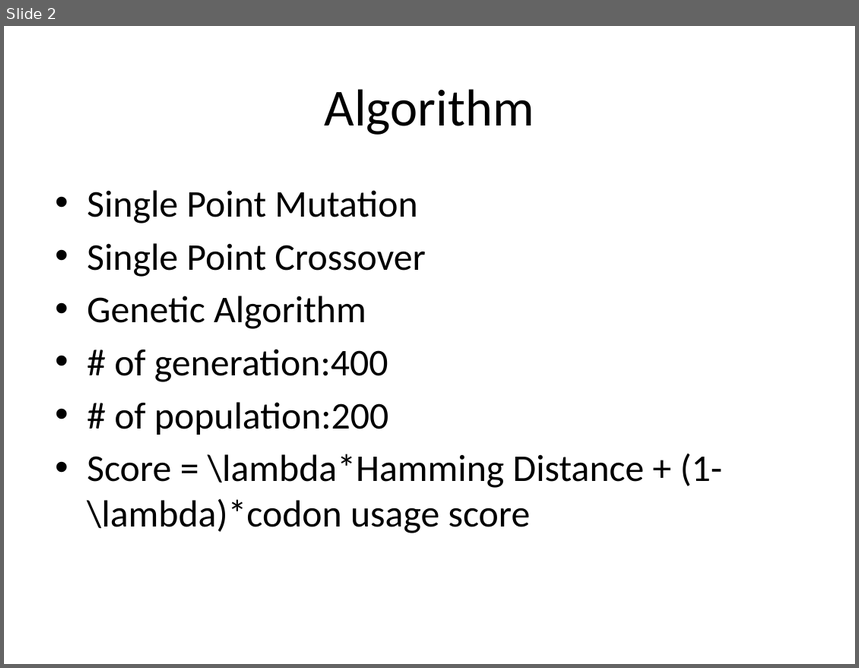
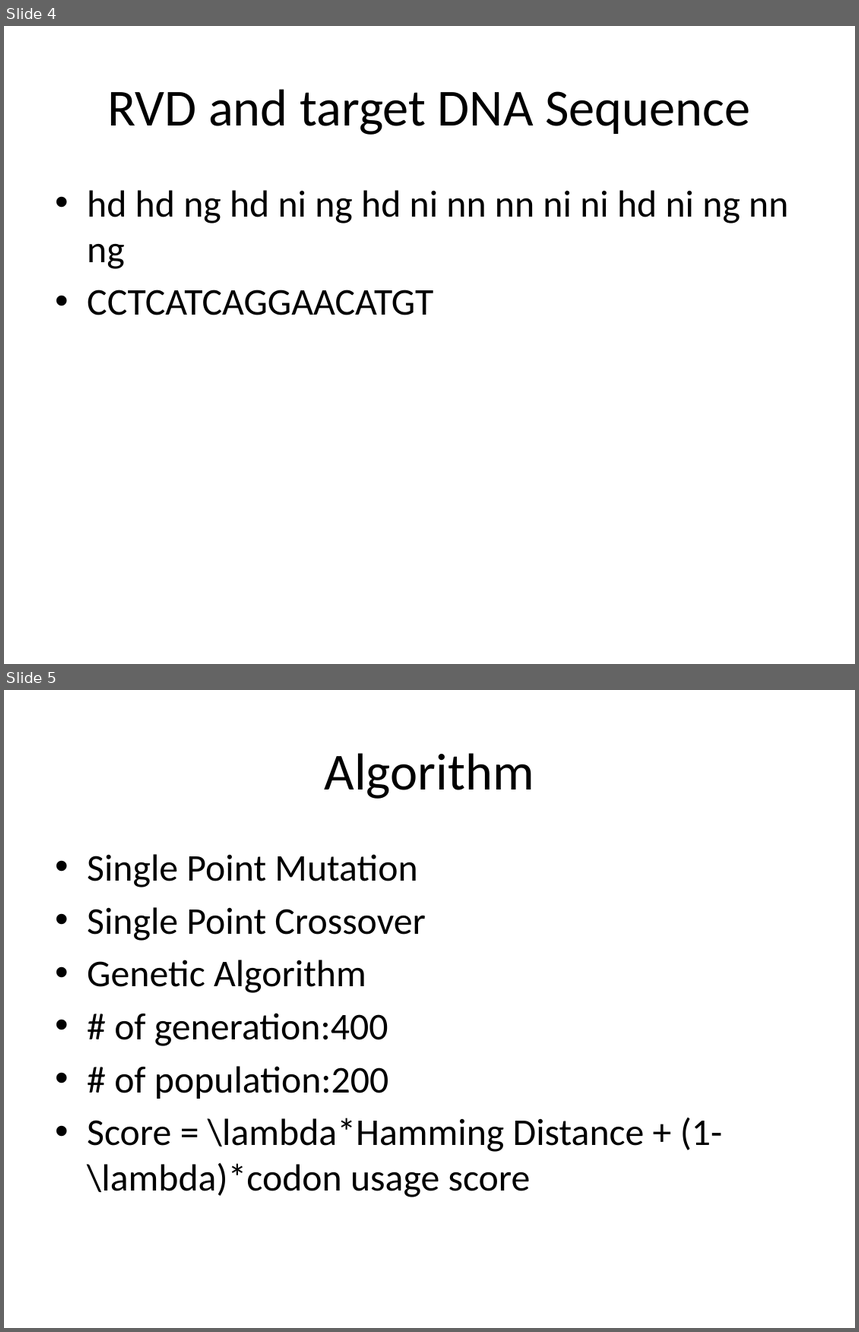
Before and after one commit to fxia22/iGEM, a slide deck: pre.pptx. Shown one above the other, each under a label of ours: slide 2 before the commit, slides 4 and 5 after it. The pictures are 859x668 and 859x1332 pixels, drawn with LibreOffice and Linux fonts; fonts in the diff are those of the drawing. Boxes give left, top, right and bottom in pixels: in the first picture for what was removed or moved away, otherwise in the second. Text is boxed around its words. In the diff, an @@ line names an element or a change of style, - is before the commit and + after.

```diff
--- a/pre.pptx
+++ b/pre.pptx
@@ slide 4 added at (4,26,855,664), background #FFFFFF @@
@@ title added at (108,89,750,135), 44 pt, text #000000 @@
+RVD and target DNA Sequence
@@ text added at (87,190,788,316), 32 pt, text #000000 @@
+• hd hd ng hd ni ng hd ni nn nn ni ni hd ni ng nn ng
+• CCTCATCAGGAACATGT
@@ what was slide 2 is now slide 5 @@
```
Also in this commit, not shown: 5 other slides added, 1 slide removed.
